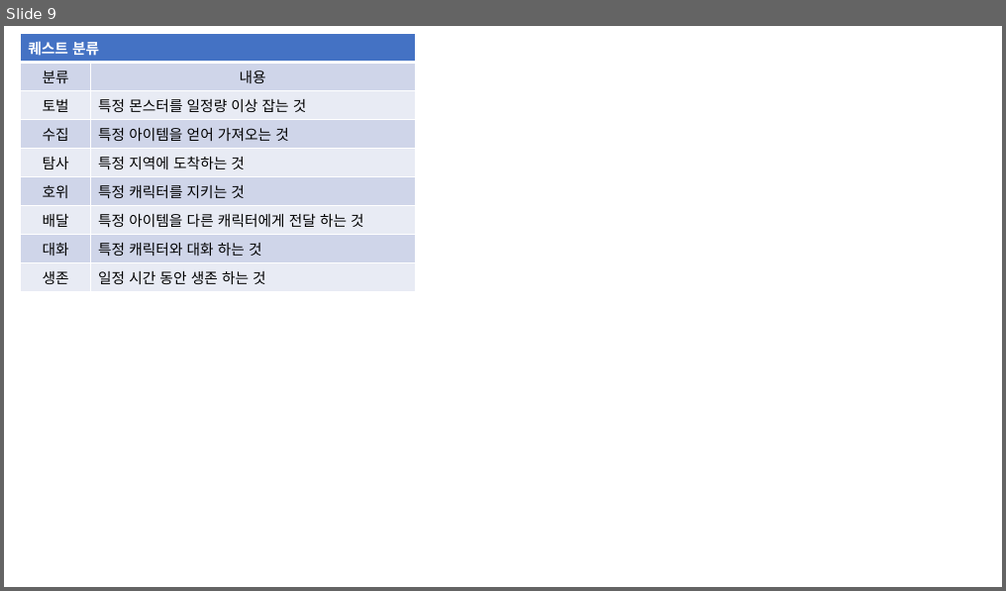
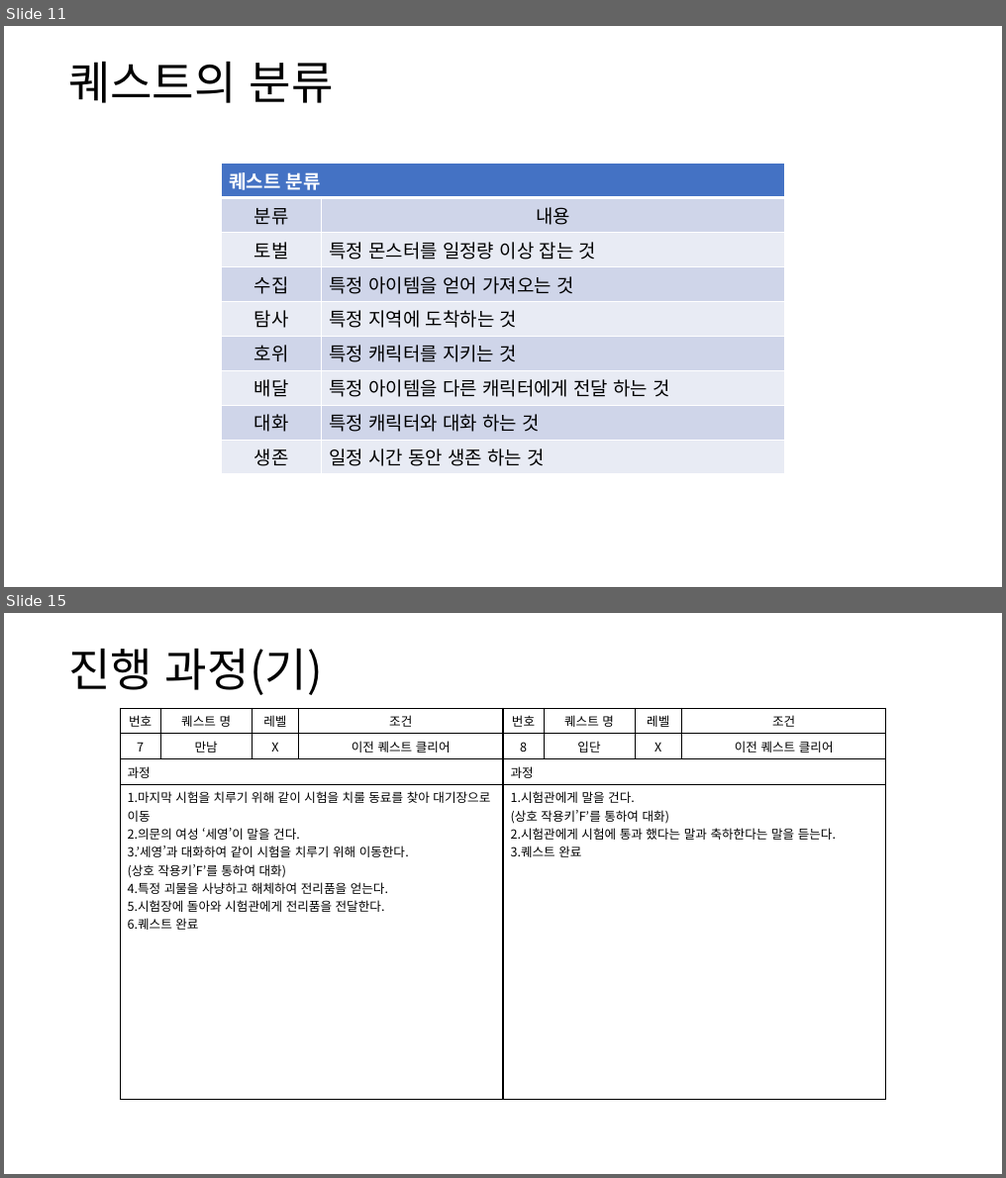
Before and after one commit to yjk0401/unityenginebasic_9th, a slide deck: 기획/메인 스토리 기획서.pptx. Shown one above the other, each under a label of ours: slide 9 before the commit, slides 11 and 15 after it; the slides between them are not shown. The pictures are 1006x591 and 1006x1178 pixels, drawn with LibreOffice and Linux fonts; fonts in the diff are those of the drawing. Boxes give left, top, right and bottom in pixels: in the first picture for what was removed or moved away, otherwise in the second. Text is boxed around its words. In the diff, an @@ line names an element or a change of style, - is before the commit and + after.

```diff
--- a/기획/메인 스토리 기획서.pptx
+++ b/기획/메인 스토리 기획서.pptx
@@ slide 15 added at (x1=4, y1=613, x2=1002, y2=1174), background #FFFFFF @@
@@ text added at (x1=68, y1=648, x2=323, y2=695), 44 pt, text #000000 @@
+진행 과정(기)
@@ table added at (x1=120, y1=708, x2=503, y2=1090), 4 rows, 4 columns @@
+번호 | 퀘스트 명 | 레벨 | 조건
+7 | 만남 | X | 이전 퀘스트 클리어
+과정 |  |  | 
+1.마지막 시험을 치루기 위해 같이 시험을 치룰 동료를 찾아 대기장으로 이동 / 2.의문의 여성 ‘세영’이 말을 건다. / 3.’세영’과 대화하여 같이 시험을 치루기 위해 이동한다. / (상호 작용키’F’를 통하여 대화) / 4.특정 괴물을 사냥하고 해체하여 전리품을 얻는다. / 5.시험장에 돌아와 시험관에게 전리품을 전달한다. / 6.퀘스트 완료 |  |  | 
@@ table added at (x1=503, y1=708, x2=887, y2=1090), 4 rows, 4 columns @@
+번호 | 퀘스트 명 | 레벨 | 조건
+8 | 입단 | X | 이전 퀘스트 클리어
+과정 |  |  | 
+1.시험관에게 말을 건다. / (상호 작용키’F’를 통하여 대화) / 2.시험관에게 시험에 통과 했다는 말과 축하한다는 말을 듣는다. / 3.퀘스트 완료 |  |  | 
@@ what was slide 9 is now slide 11 @@
@@ slide 11 changed as well @@
@@ text added at (x1=68, y1=61, x2=334, y2=103), 44 pt, text #000000 @@
+퀘스트의 분류
@@ table at (x1=222, y1=163, x2=785, y2=471) @@
@@ size 14 to 18 pt @@
@@ table resized from (x1=21, y1=34, x2=415, y2=288) to (x1=222, y1=163, x2=785, y2=471) @@
```
Also in this commit, not shown: 6 other slides changed, 5 other slides added, 1 slide removed.
